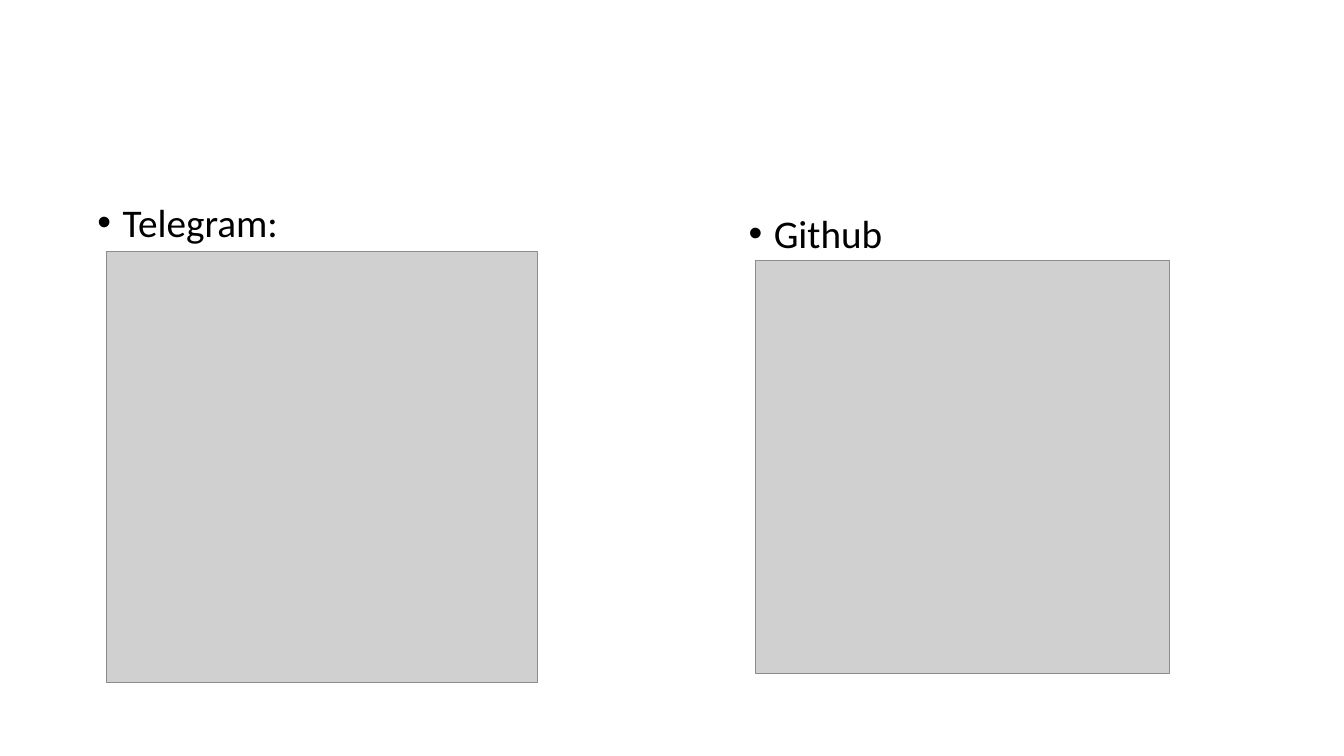
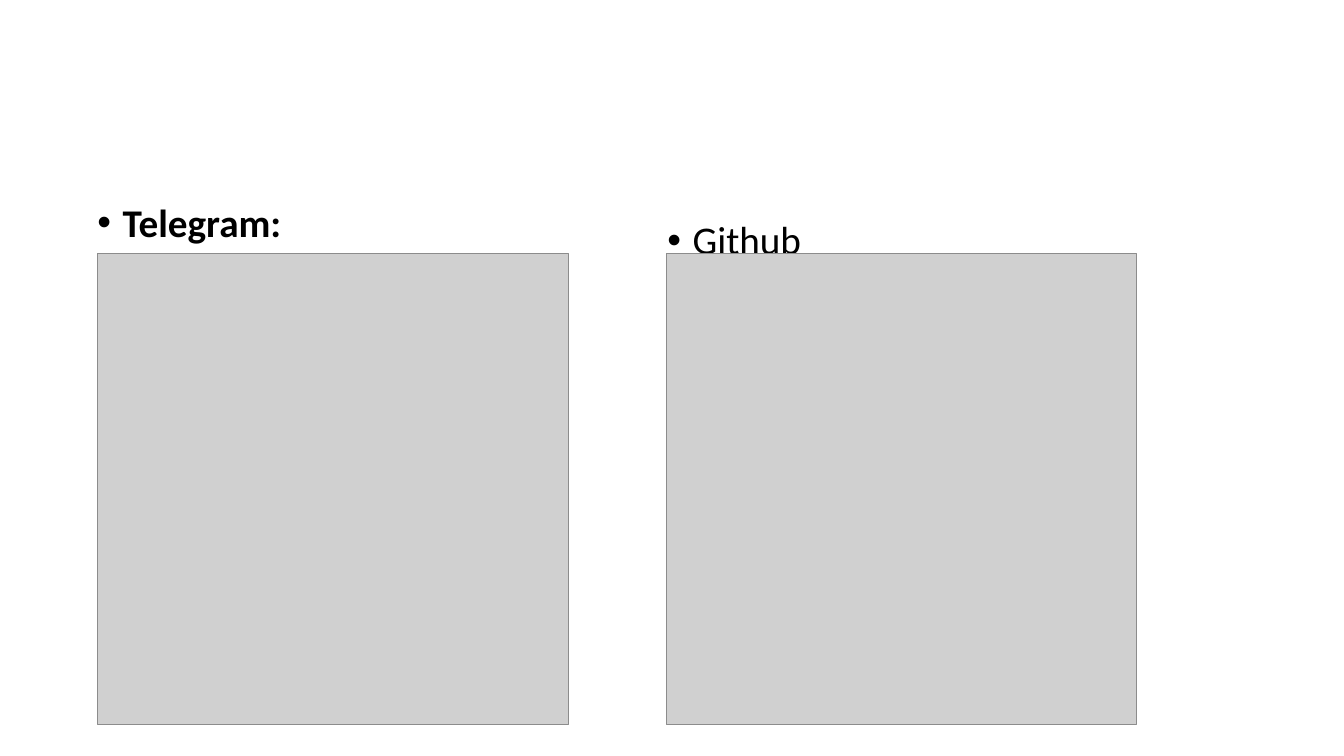
Before and after one commit to pltnv-a-a/nlp-notes, a slide deck: slide 3 of ChatGPT_from_zero.pptx. Drawn at 1344x756 pixels with LibreOffice and Linux fonts; fonts in the diff are those of the drawing; grey boxes stand for pictures. Boxes give left, top, right and bottom in pixels: in the first picture for what was removed or moved away, otherwise in the second. Text is boxed around its words. In the diff, an @@ line names an element or a change of style, - is before the commit and + after.

```diff
--- a/ChatGPT_from_zero.pptx
+++ b/ChatGPT_from_zero.pptx
@@ text "Telegram:" at [123,209,282,244]: bold on @@
@@ text "Github" rewrapped from [774,220,882,249] to [693,226,801,264] @@
@@ picture: place and size @@
-picture at [107,252,537,683]
+picture at [98,254,569,725]
@@ picture: place and size @@
-picture at [756,260,1170,674]
+picture at [666,254,1137,725]
```
Also in this commit, not shown: 1 other slide changed, 1 other file.
